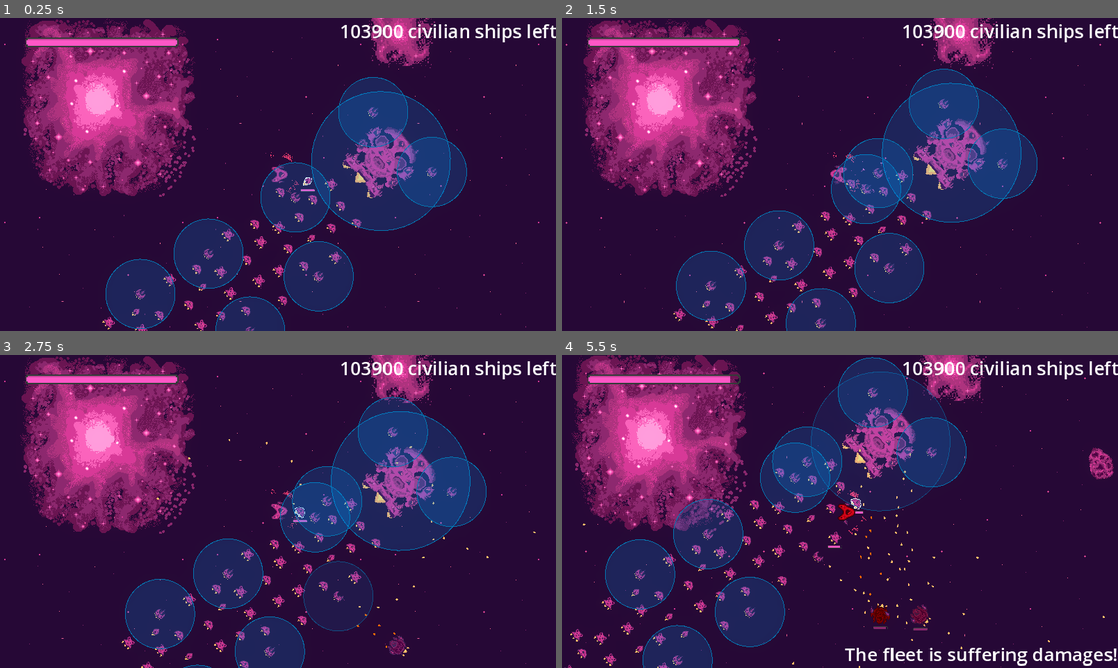
Above: before the commit, frames 1-4 (two rows, left to right).
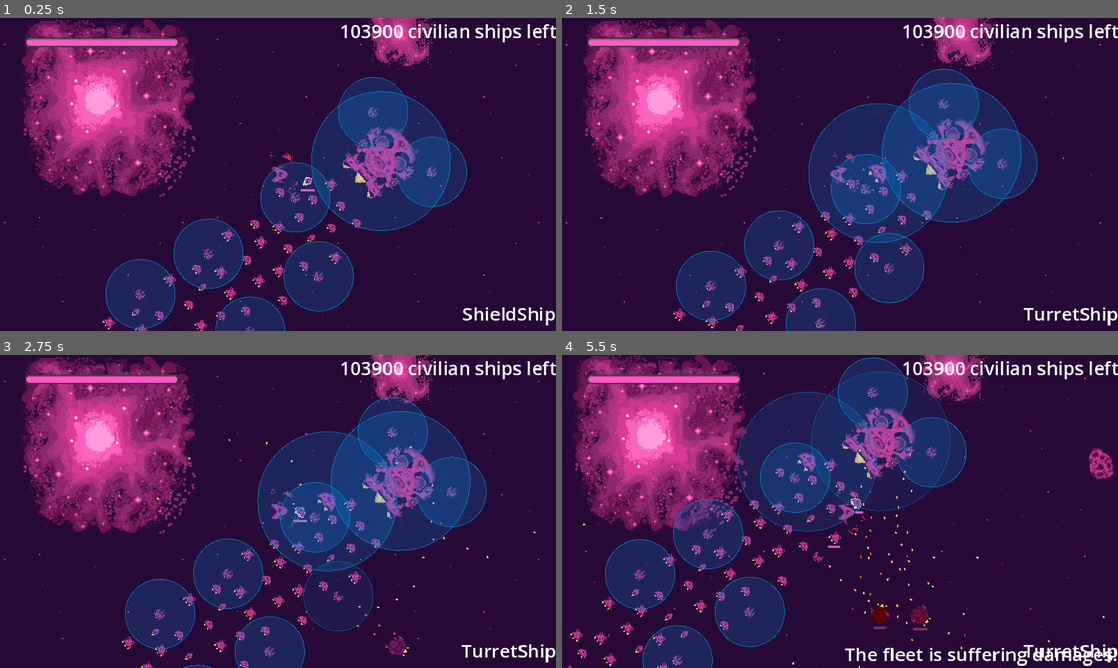
Above: after the commit, the same moments.

Repository: bear-minimum-studio/space-bear
Game: Godot game, scene res://Game.tscn
Two runs of this game, one before a commit and one after it. Both use one fixed random seed, a clock stepped at 60 frames per second and the inputs below.
Inputs:
- Up to frame 1 (0.25 s): no input
- Up to frame 2 (1.5 s): tap Enter (upgrade) at 0.5 s; hold Right (turn_right) 0.53-1.28 s; hold X (cycle_selection, bound only after the commit) 0.53-1.28 s; hold Ctrl (brake) from 1.28 s (still down); tap Down (decelerate) at 1.35 s
- Up to frame 3 (2.75 s): tap X (cycle_selection, bound only after the commit) at 1.55, 2.3 s; release Ctrl (brake) at 2.03 s; hold Right (turn_right) from 2.03 s (still down); hold Space (fire) from 2.03 s (still down)
- Up to frame 4 (5.5 s): release Right (turn_right) at 2.78 s; release Space (fire) at 2.78 s; hold Up (accelerate) 2.78-3.53 s; tap G (grappling_hook) at 2.85 s; tap X (cycle_selection, bound only after the commit) at 3.05, 3.8, 4.35 s; hold F (turret_fire) 3.53-4.28 s; hold Left (turn_left) 3.53-5.03 s; hold Ctrl (brake) from 5.03 s (still down); hold X (cycle_selection, bound only after the commit) from 5.03 s (still down)

The runs differ from the first frame. In frame 1, 0.3% of the frame differs, in the area x 83-100%, y 92-99%; in frame 2, 6.7%; in frame 3, 6.7%, in the area x 46-100%, y 24-99%; in frame 4, 4.1%.

Commit message:
feat: select ship upgrade with X

Diff:
--- a/GenericGame.tscn
+++ b/GenericGame.tscn
@@ -7,6 +7,7 @@
 [ext_resource type="Script" path="res://hud/CiviliansLeft.gd" id="5_oa3xf"]
 [ext_resource type="PackedScene" uid="uid://djt0jq7486mc6" path="res://hud/UnderAttack.tscn" id="7_kacti"]
 [ext_resource type="PackedScene" uid="uid://dsmalws6v4e8y" path="res://ui/game-over/GameOver.tscn" id="8_rpob0"]
+[ext_resource type="PackedScene" uid="uid://dc3c33hwkauei" path="res://hud/UpgradeSelection.tscn" id="9_6p8ox"]
 [ext_resource type="PackedScene" uid="uid://d0rrwdxtxpel4" path="res://ui/level-end/LevelEnd.tscn" id="9_chrlk"]
 
 [node name="Game" type="Node2D"]
@@ -53,3 +54,5 @@
 
 [node name="LevelEnd" parent="CanvasLayer" instance=ExtResource("9_chrlk")]
 visible = false
+
+[node name="UpgradeSelection" parent="CanvasLayer" instance=ExtResource("9_6p8ox")]
--- /dev/null
+++ b/hud/UpgradeSelection.gd
@@ -0,0 +1,12 @@
+extends Control
+
+func _ready():
+	_update_ui()
+
+func _input(event):
+	if event.is_action_pressed("cycle_selection"):
+		ShipTypes.select_next_ship()
+		_update_ui()
+
+func _update_ui():
+	$Label.text = ShipTypes.get_current_ship_name()
--- /dev/null
+++ b/hud/UpgradeSelection.tscn
@@ -0,0 +1,26 @@
+[gd_scene load_steps=2 format=3 uid="uid://dc3c33hwkauei"]
+
+[ext_resource type="Script" path="res://hud/UpgradeSelection.gd" id="1_dsqd4"]
+
+[node name="UpgradeSelection" type="Control"]
+layout_mode = 3
+anchors_preset = 15
+anchor_right = 1.0
+anchor_bottom = 1.0
+grow_horizontal = 2
+grow_vertical = 2
+script = ExtResource("1_dsqd4")
+
+[node name="Label" type="Label" parent="."]
+layout_mode = 1
+anchors_preset = 3
+anchor_left = 1.0
+anchor_top = 1.0
+anchor_right = 1.0
+anchor_bottom = 1.0
+offset_left = -81.0
+offset_top = -26.0
+grow_horizontal = 0
+grow_vertical = 0
+text = "ShieldShip"
+horizontal_alignment = 2
--- a/player/Player.gd
+++ b/player/Player.gd
@@ -115,8 +115,9 @@
 	var movement_target = selected_ship.movement_target
 	var selected_ship_parent = selected_ship.get_parent()
 
+	var new_ship_scene = ShipTypes.get_current_ship_scene()
 	# This should probably be a factory function inside ship?
-	var new_ship = turret_ship_scene.instantiate()
+	var new_ship = new_ship_scene.instantiate()
 	new_ship.global_rotation = selected_ship.global_rotation
 	new_ship.global_position = selected_ship.global_position
 	new_ship.velocity = selected_ship.velocity
--- a/project.godot
+++ b/project.godot
@@ -19,6 +19,7 @@
 
 Events="*res://singletons/Events.gd"
 Helpers="*res://helpers/Helpers.gd"
+ShipTypes="*res://singletons/ShipTypes.gd"
 
 [display]
 
@@ -97,6 +98,11 @@
 , Object(InputEventKey,"resource_local_to_scene":false,"resource_name":"","device":-1,"window_id":0,"alt_pressed":false,"shift_pressed":false,"ctrl_pressed":false,"meta_pressed":false,"pressed":false,"keycode":0,"physical_keycode":4194309,"key_label":0,"unicode":0,"echo":false,"script":null)
 ]
 }
+cycle_selection={
+"deadzone": 0.5,
+"events": [Object(InputEventKey,"resource_local_to_scene":false,"resource_name":"","device":-1,"window_id":0,"alt_pressed":false,"shift_pressed":false,"ctrl_pressed":false,"meta_pressed":false,"pressed":false,"keycode":0,"physical_keycode":88,"key_label":0,"unicode":120,"echo":false,"script":null)
+]
+}
 
 [layer_names]
 
--- /dev/null
+++ b/singletons/ShipTypes.gd
@@ -0,0 +1,32 @@
+extends Node
+
+enum ShipTypes {
+	SHIELD_SHIP,
+	TURRET_SHIP,
+}
+const _selection = [ShipTypes.SHIELD_SHIP, ShipTypes.TURRET_SHIP]
+
+const ship_names = {
+	ShipTypes.SHIELD_SHIP: "ShieldShip",
+	ShipTypes.TURRET_SHIP: "TurretShip",
+}
+
+const ship_scenes = {
+	ShipTypes.SHIELD_SHIP: preload("res://npc/civilians/ShieldShip.tscn"),
+	ShipTypes.TURRET_SHIP: preload("res://npc/civilians/TurretShip.tscn"),
+}
+
+var _current_selection = 0
+
+func _get_current_selection():
+	return _selection[_current_selection]
+
+func select_next_ship():
+	_current_selection += 1
+	_current_selection = _current_selection % _selection.size()
+
+func get_current_ship_name():
+	return ship_names[_get_current_selection()]
+
+func get_current_ship_scene():
+	return ship_scenes[_get_current_selection()]
Not shown: 1 places in GenericGame.tscn that only renumber resources
